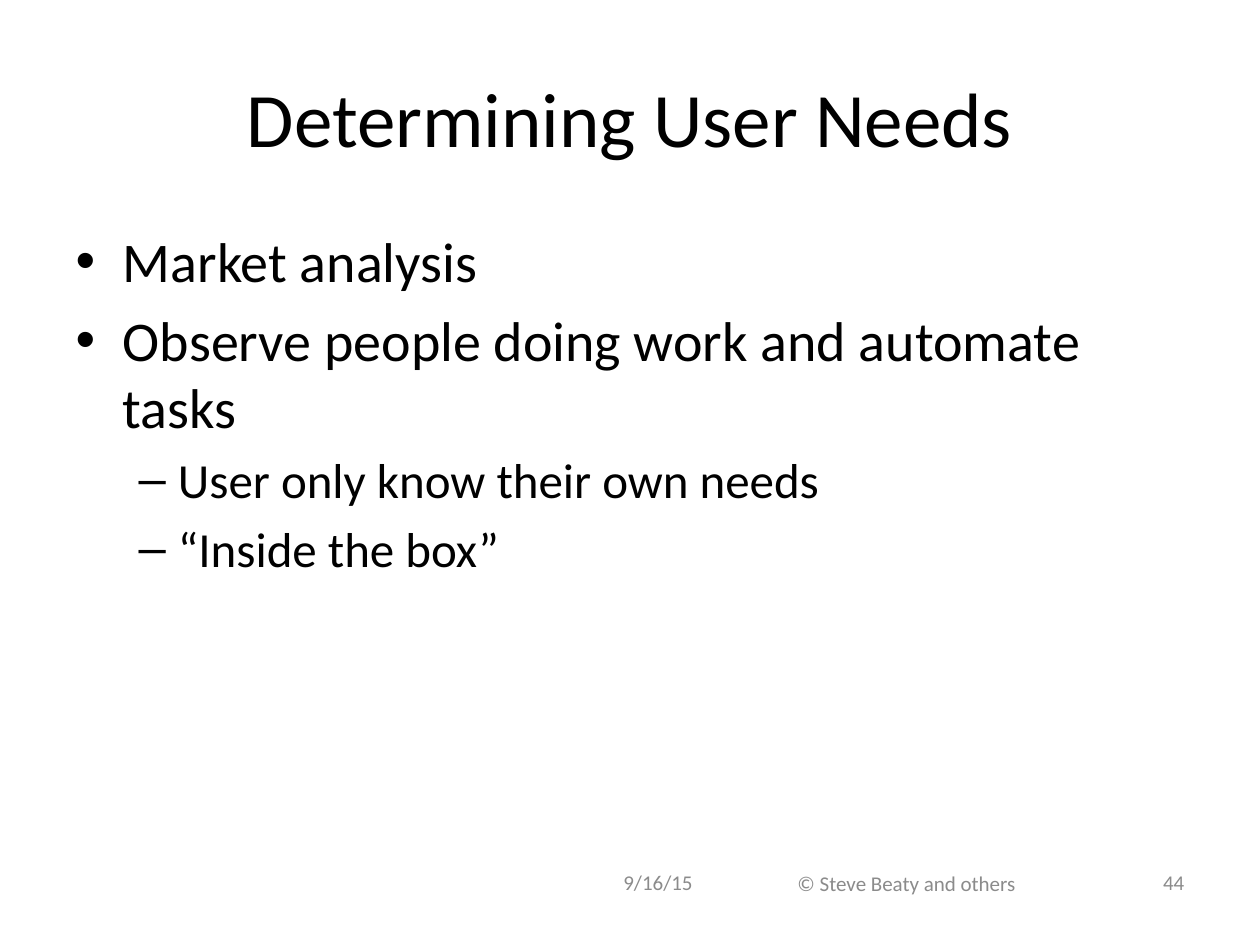
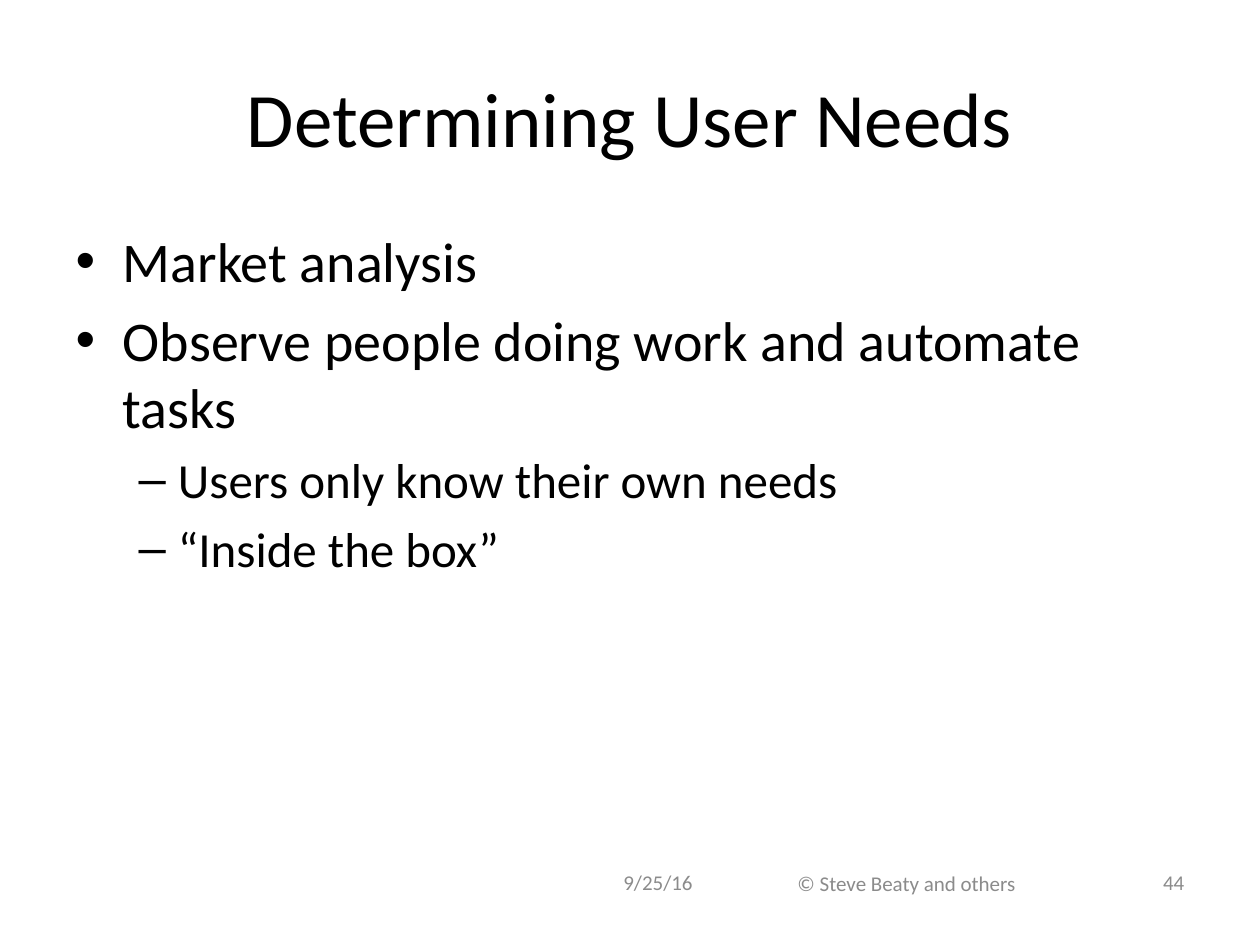
Before and after one commit to ivogeorg/cs1030, a slide deck: slide 44 of slides-steve/Chapter 08.pptx. Drawn at 1260x945 pixels with LibreOffice and Linux fonts; fonts in the diff are those of the drawing; background and template pictures are left out. Boxes give left, top, right and bottom in pixels: in the first picture for what was removed or moved away, otherwise in the second. Text is boxed around its words. In the diff, an @@ line names an element or a change of style, - is before the commit and + after.

```diff
--- a/slides-steve/Chapter 08.pptx
+++ b/slides-steve/Chapter 08.pptx
@@ text at (x1=178, y1=464, x2=837, y2=506): text changed @@
-  – User only know their own needs
+  – Users only know their own needs
@@ text at (x1=623, y1=875, x2=692, y2=891): text changed @@
-9/16/15
+9/25/16
```
Also in this commit, not shown: 62 other slides changed, 1 slide added, 1 other file.
